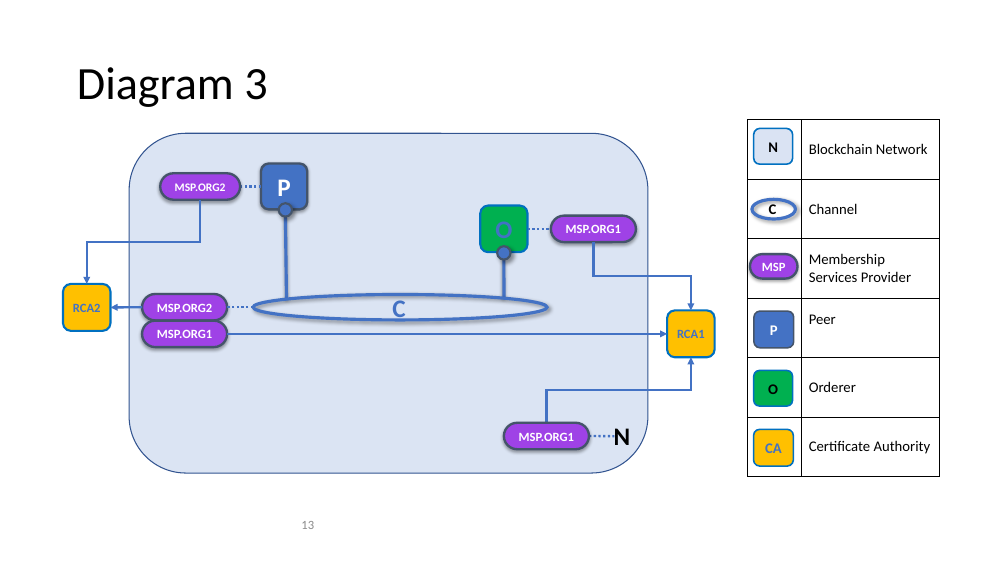
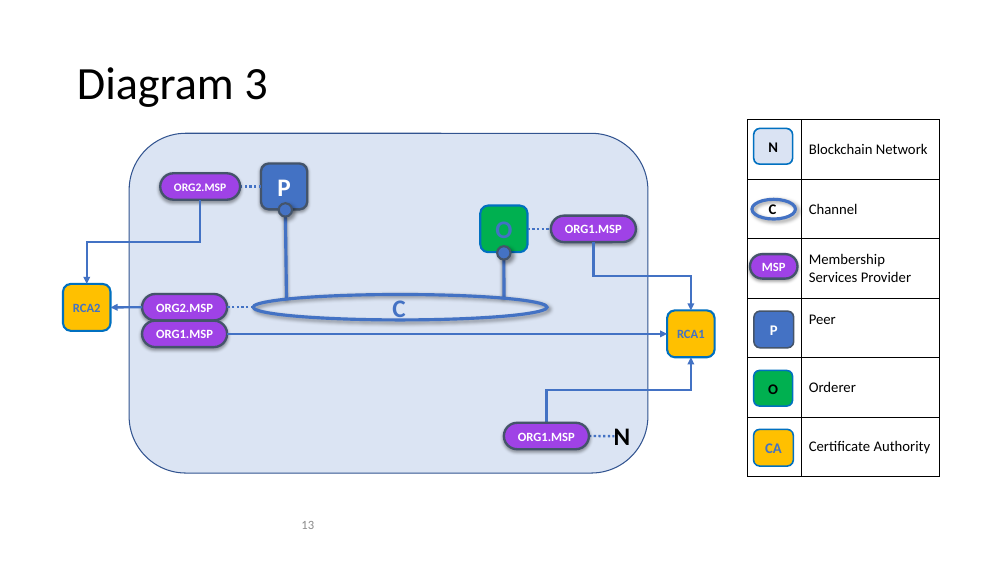
Before and after one commit to FabricTOC/FabricTOC, a slide deck: slide 13 of docs/OtherSourceMaterial/Diagrams.pptx. Drawn at 1008x567 pixels with LibreOffice and Linux fonts; fonts in the diff are those of the drawing. Boxes give left, top, right and bottom in pixels: in the first picture for what was removed or moved away, otherwise in the second. Text is boxed around its words. In the diff, an @@ line names an element or a change of style, - is before the commit and + after.

```diff
--- a/docs/OtherSourceMaterial/Diagrams.pptx
+++ b/docs/OtherSourceMaterial/Diagrams.pptx
@@ text in rounded rectangle at <box>174,183,226,191</box>: text changed @@
-MSP.ORG2
+ORG2.MSP
@@ text in rounded rectangle at <box>565,224,622,233</box>: text changed @@
-MSP.ORG1
+ORG1.MSP
@@ text in rounded rectangle at <box>156,303,213,312</box>: text changed @@
-MSP.ORG2
+ORG2.MSP
@@ text in rounded rectangle at <box>156,329,213,338</box>: text changed @@
-MSP.ORG1
+ORG1.MSP
@@ text in rounded rectangle at <box>518,432,575,441</box>: text changed @@
-MSP.ORG1
+ORG1.MSP
```
Also in this commit, not shown: 1 slide added, 3 other files.
